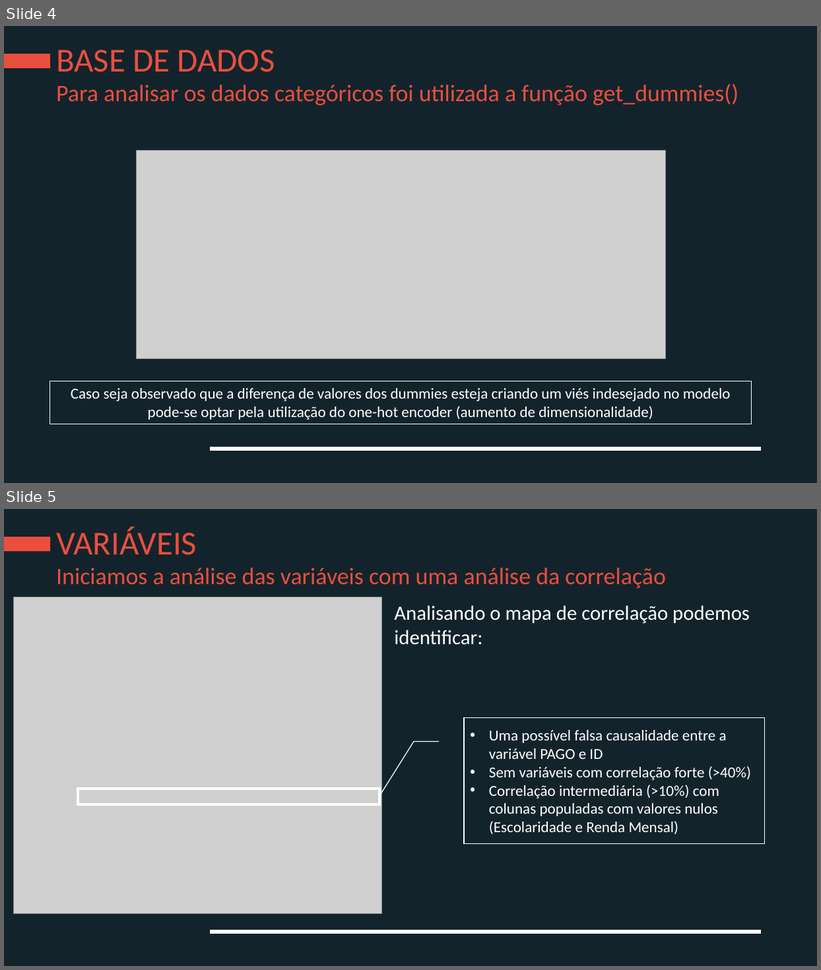
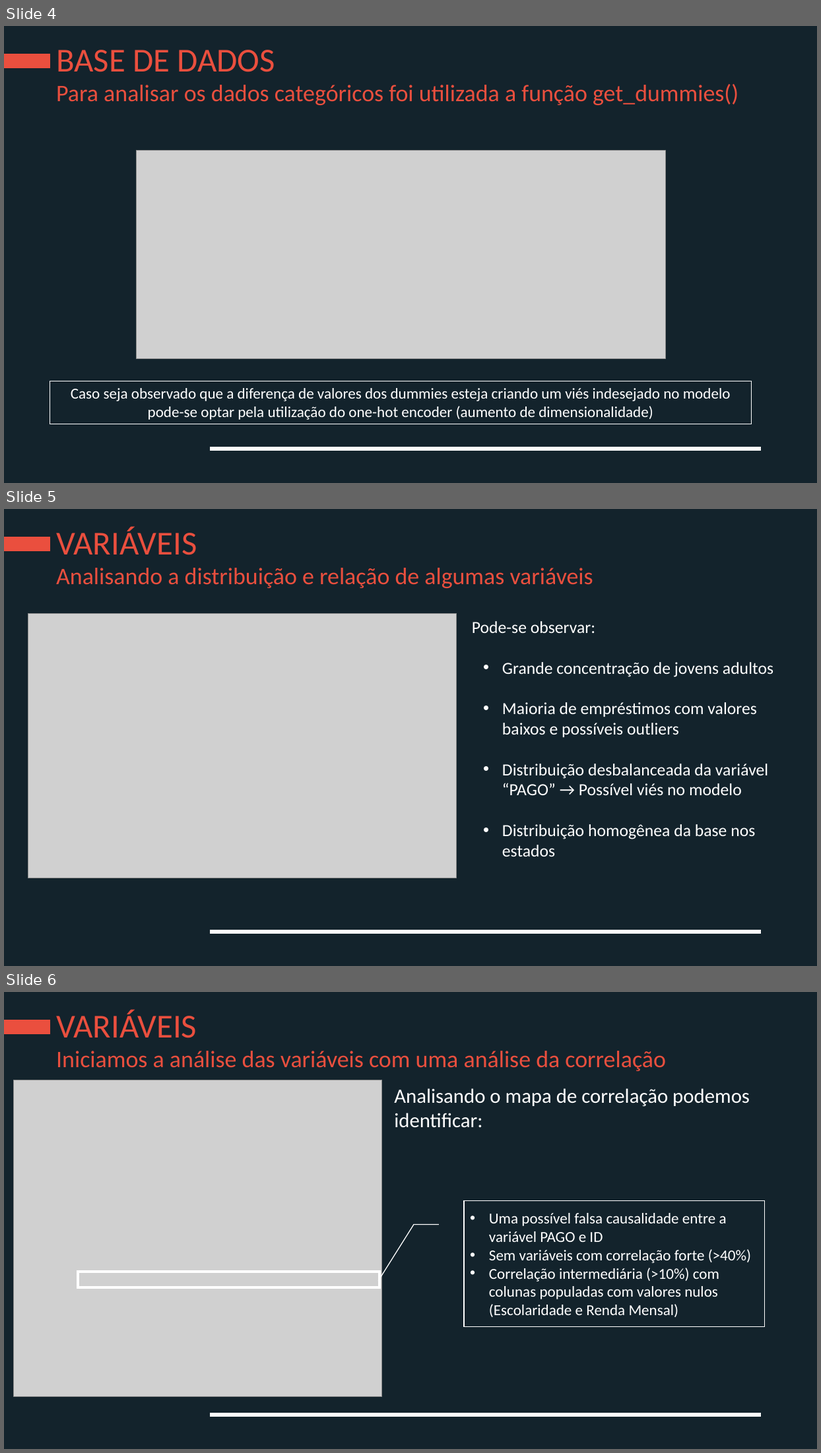
Before and after one commit to spadao/PS-Elo-Group, a slide deck: Apresentação-JoãoVictorSpadão.pptx. Shown one above the other, each under a label of ours: slides 4 and 5 before the commit, slides 4, 5 and 6 after it. The pictures are 821x970 and 821x1453 pixels, drawn with LibreOffice and Linux fonts; fonts in the diff are those of the drawing; grey boxes stand for pictures; background and template pictures are left out. Boxes give left, top, right and bottom in pixels: in the first picture for what was removed or moved away, otherwise in the second. Text is boxed around its words. In the diff, an @@ line names an element or a change of style, - is before the commit and + after.

```diff
--- a/Apresentação-JoãoVictorSpadão.pptx
+++ b/Apresentação-JoãoVictorSpadão.pptx
@@ slide 5 added at bbox=[4, 509, 817, 966], background #13232C; not listed: 2 template elements that a slide beside it also shows @@
@@ title added at bbox=[56, 527, 197, 555], 39.6 pt, text #EA4F3E @@
+VARIÁVEIS
@@ text added at bbox=[56, 568, 593, 588], 28 pt, text #EA4F3E @@
+Analisando a distribuição e relação de algumas variáveis
@@ rectangle added at bbox=[28, 615, 454, 878], fill #A6A6A6 at 48% opacity @@
@@ picture added at bbox=[28, 613, 457, 878] @@
@@ text added at bbox=[472, 621, 774, 857], 20 pt, text #FFFFFF @@
+Pode-se observar:
+• Grande concentração de jovens adultos
+• Maioria de empréstimos com valores baixos e possíveis outliers
+• Distribuição desbalanceada da variável “PAGO” → Possível viés no modelo
+• Distribuição homogênea da base nos estados
@@ what was slide 5 is now slide 6 @@
```
Also in this commit, not shown: 1 slide changed, 5 other slides added, 1 slide removed, 4 other files.
